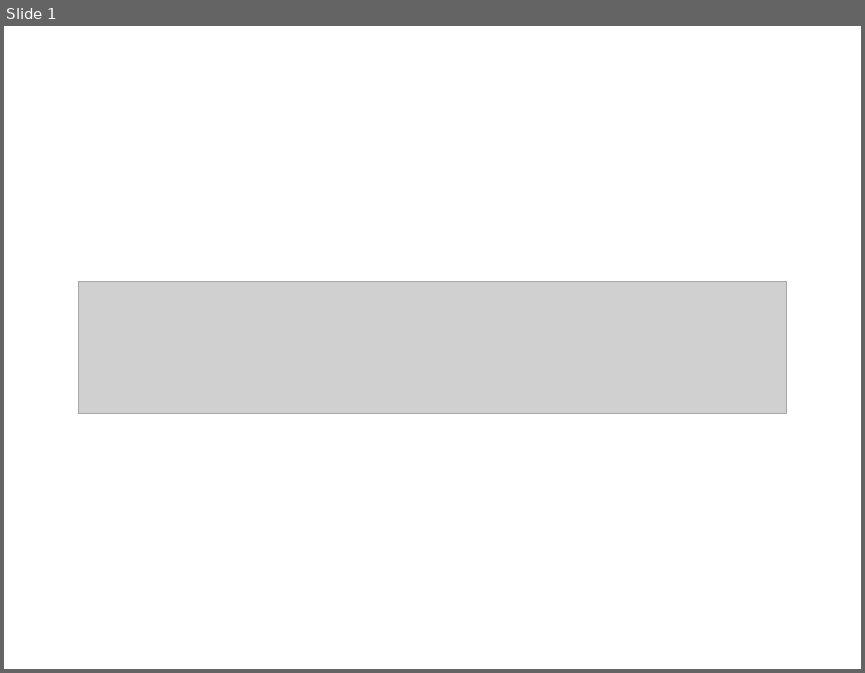
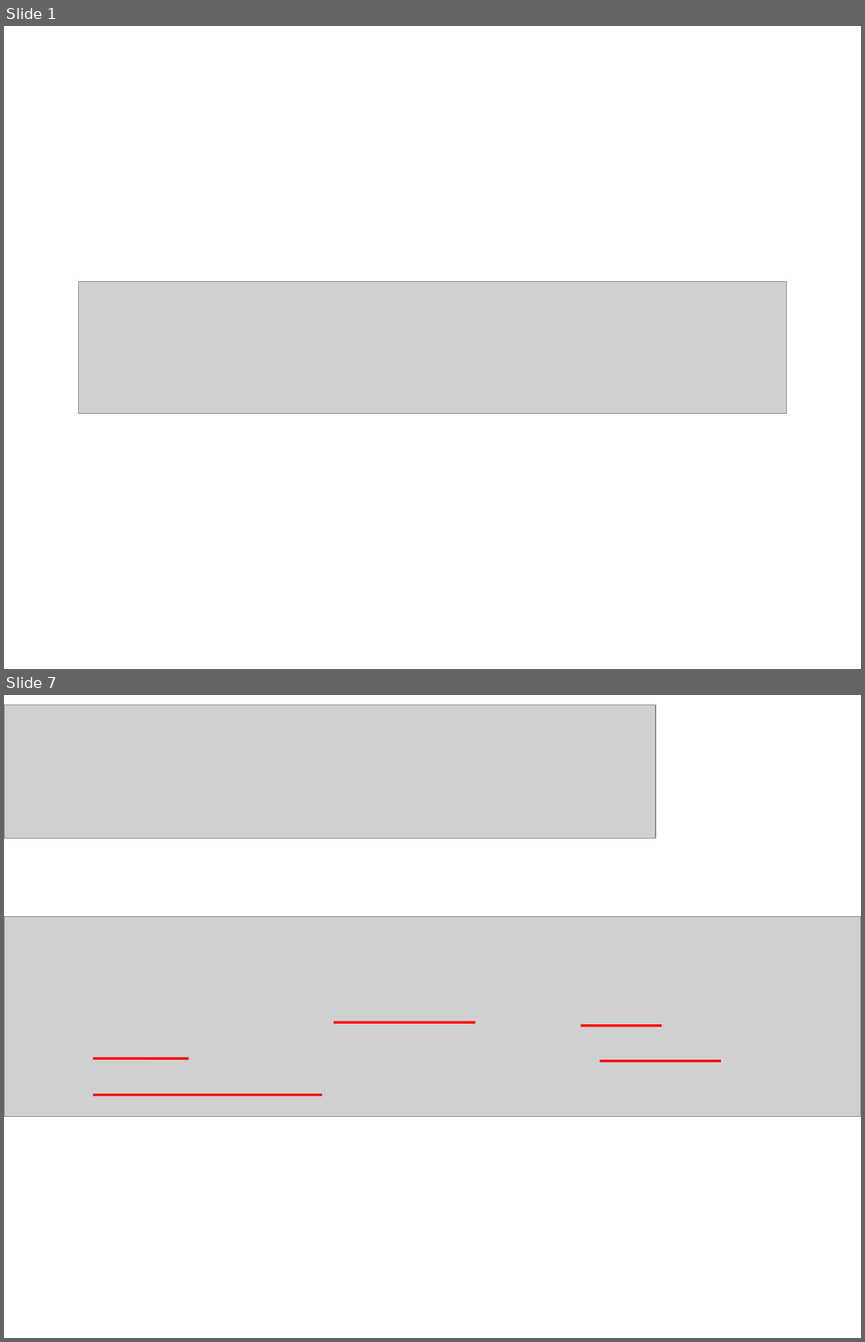
Before and after one commit to dkuzminov/polnikova, a slide deck: 1 класс/07. Большая буква в именах собственных.ppt. Shown one above the other, each under a label of ours: slide 1 before the commit, slides 1 and 7 after it; the slides between them are not shown. The pictures are 865x673 and 865x1342 pixels, drawn with LibreOffice and Linux fonts; fonts in the diff are those of the drawing; grey boxes stand for pictures. Boxes give left, top, right and bottom in pixels: in the first picture for what was removed or moved away, otherwise in the second. Text is boxed around its words. In the diff, an @@ line names an element or a change of style, - is before the commit and + after.

```diff
--- a/1 класс/07. Большая буква в именах собственных.ppt
+++ b/1 класс/07. Большая буква в именах собственных.ppt
@@ slide 7 added at box(4, 695, 861, 1338), background #FFFFFF @@
@@ picture added at box(4, 705, 655, 838) @@
@@ picture added at box(4, 917, 861, 1117) @@
@@ line added from (334, 1022) to (475, 1022), #FF0000 2.01 pt @@
@@ line added from (581, 1025) to (661, 1025), #FF0000 2.01 pt @@
@@ line added from (93, 1058) to (188, 1058), #FF0000 2.01 pt @@
@@ line added from (600, 1061) to (720, 1061), #FF0000 2.01 pt @@
@@ line added from (93, 1094) to (322, 1094), #FF0000 2.01 pt @@
```
Also in this commit, not shown: 5 other slides added, 6 slides removed, 22 other files.
